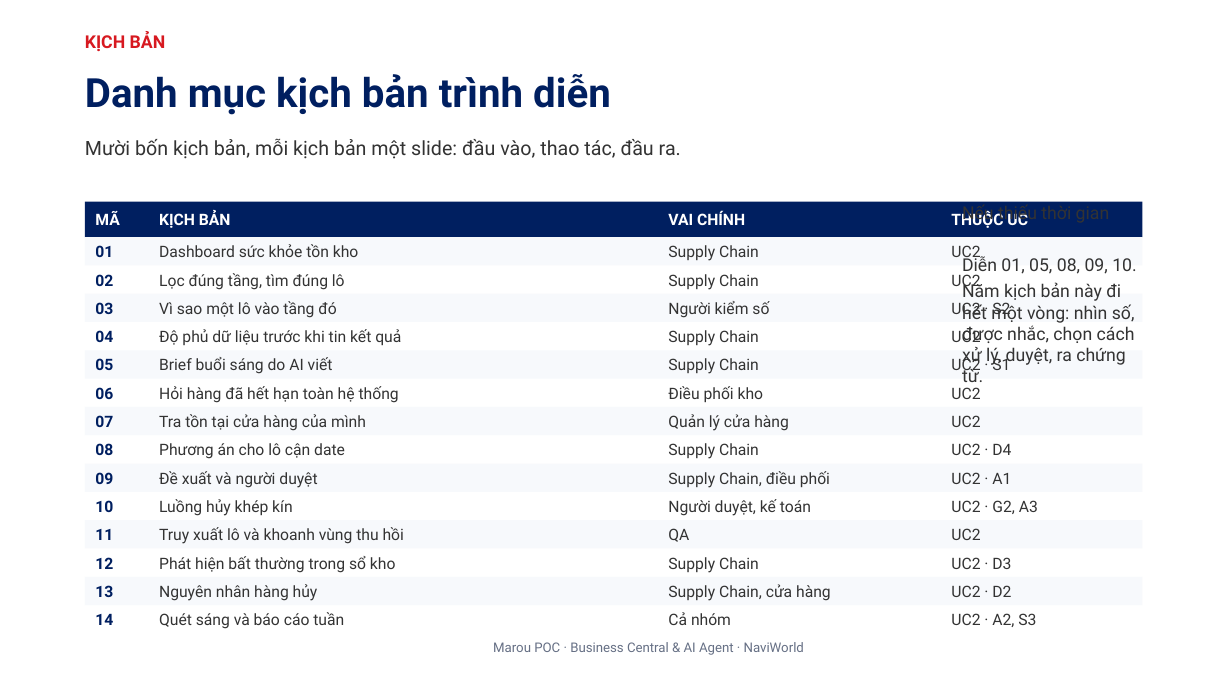
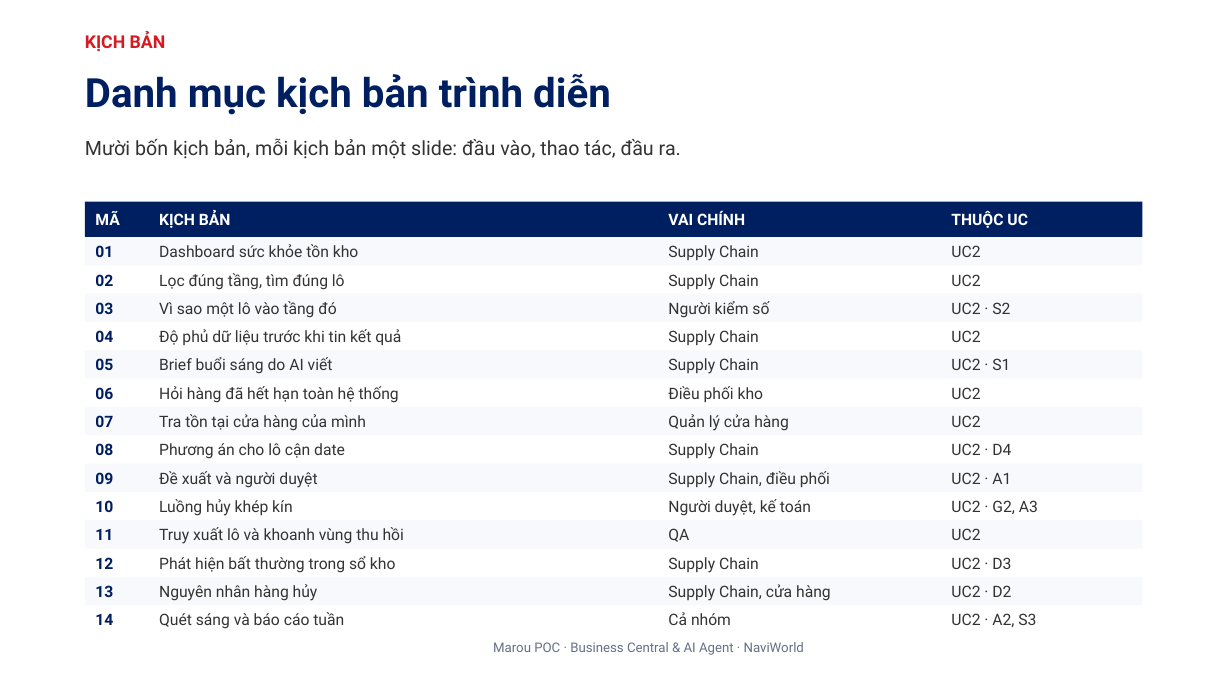
Before and after one commit to dinhtiendungerp/ops-assistant, a slide deck: slide 9 of docs/12 Marou POC - Kien truc va kich ban UC2 (slide).pptx. Drawn at 1232x693 pixels with LibreOffice and Linux fonts; fonts in the diff are those of the drawing; background and template pictures are left out. Boxes give left, top, right and bottom in pixels: in the first picture for what was removed or moved away, otherwise in the second. Text is boxed around its words. In the diff, an @@ line names an element or a change of style, - is before the commit and + after.

```diff
--- a/docs/12 Marou POC - Kien truc va kich ban UC2 (slide).pptx
+++ b/docs/12 Marou POC - Kien truc va kich ban UC2 (slide).pptx
@@ text removed at box(962, 205, 1137, 382) @@
-Nếu thiếu thời gian
-Diễn 01, 05, 08, 09, 10.
-Năm kịch bản này đi hết một vòng: nhìn số, được nhắc, chọn cách xử lý, duyệt, ra chứng từ.
```
Also in this commit, not shown: 20 other slides changed, 14 other files.
